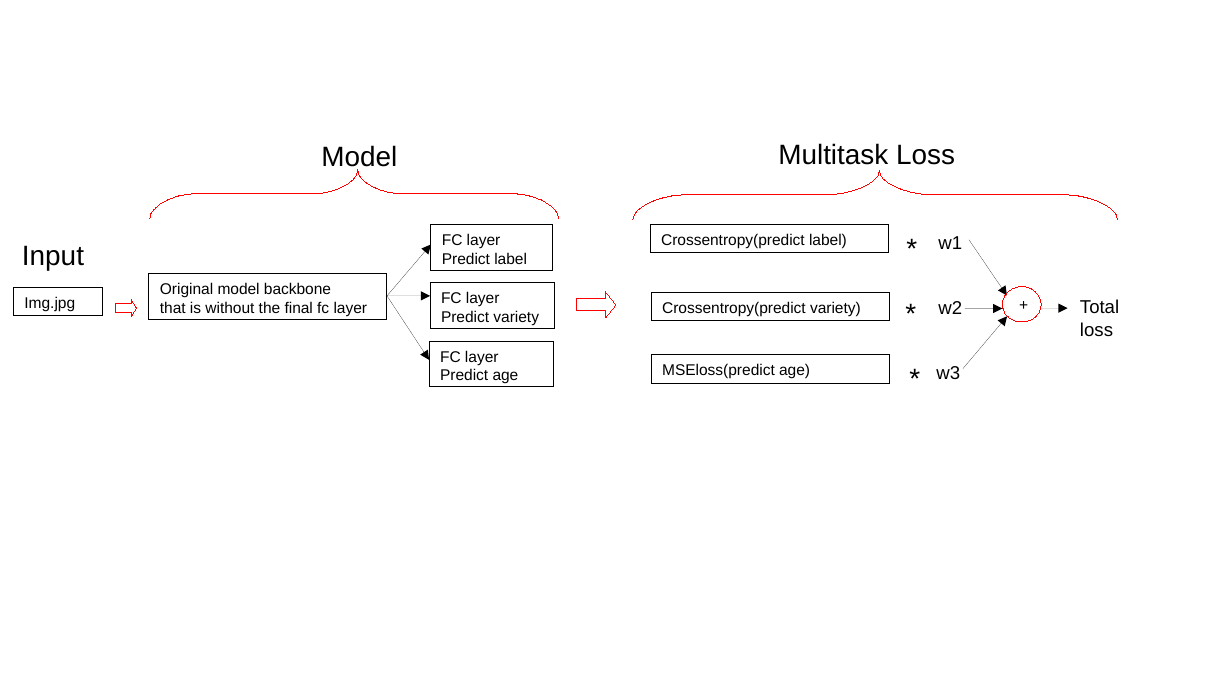
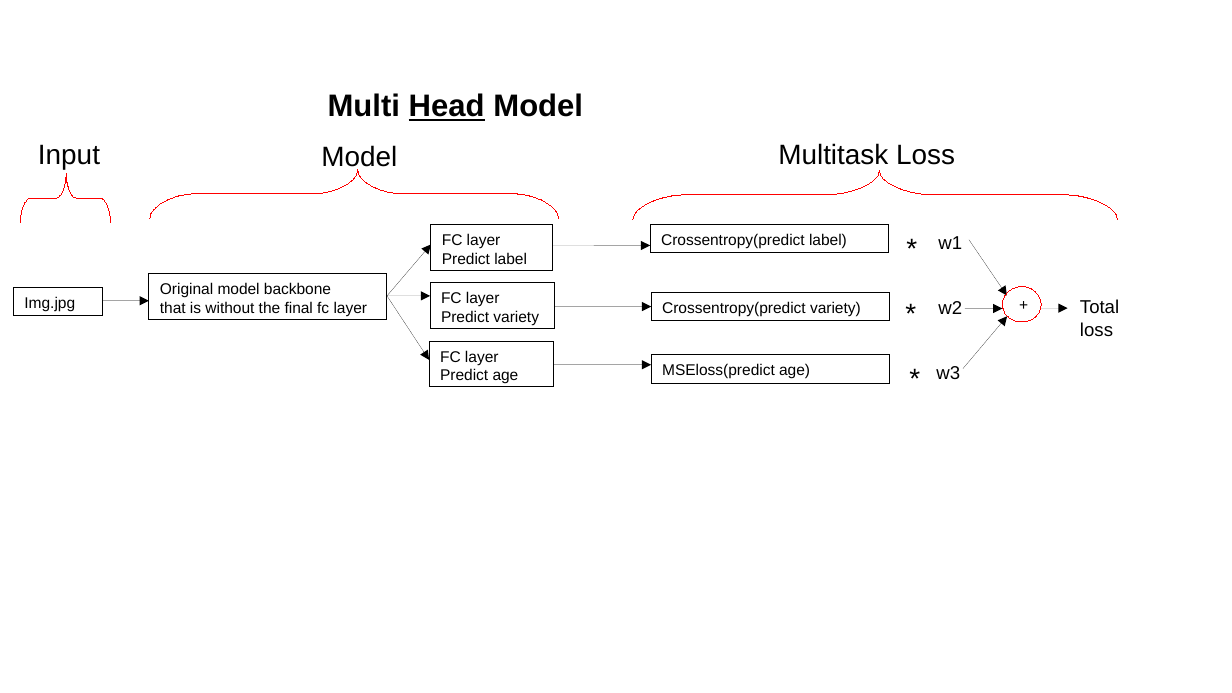
Before and after one commit to CNUClasses/CPSC471, a slide deck: slide 7 of content/lectures/illustration_ppt/illustrations.odp. Drawn at 1232x693 pixels with LibreOffice and Linux fonts; fonts in the diff are those of the drawing. Boxes give left, top, right and bottom in pixels: in the first picture for what was removed or moved away, otherwise in the second. Text is boxed around its words. In the diff, an @@ line names an element or a change of style, - is before the commit and + after.

Commit message:
lecture

```diff
--- a/content/lectures/illustration_ppt/illustrations.odp
+++ b/content/lectures/illustration_ppt/illustrations.odp
@@ text added at (328, 93, 583, 121), 20 pt, text #000000, bold @@
+Multi Head Model
@@ text "Input": place and size @@
-text "Input" at (22, 245, 84, 270)
+text "Input" at (38, 144, 100, 169)
@@ freeform shape added at (21, 174, 111, 223), outline #FF0000 0 pt @@
@@ arrow added from (552, 246) to (651, 246), #000000 0 pt @@
@@ right arrow removed at (577, 292, 617, 318) @@
@@ arrow added from (103, 301) to (149, 301), #000000 0 pt @@
@@ right arrow removed at (115, 300, 136, 316) @@
@@ arrow added from (555, 306) to (652, 306), #000000 0 pt @@
@@ arrow added from (553, 364) to (652, 364), #000000 0 pt @@
```
Also in this commit, not shown: 1 other slide changed, 3 other files.
